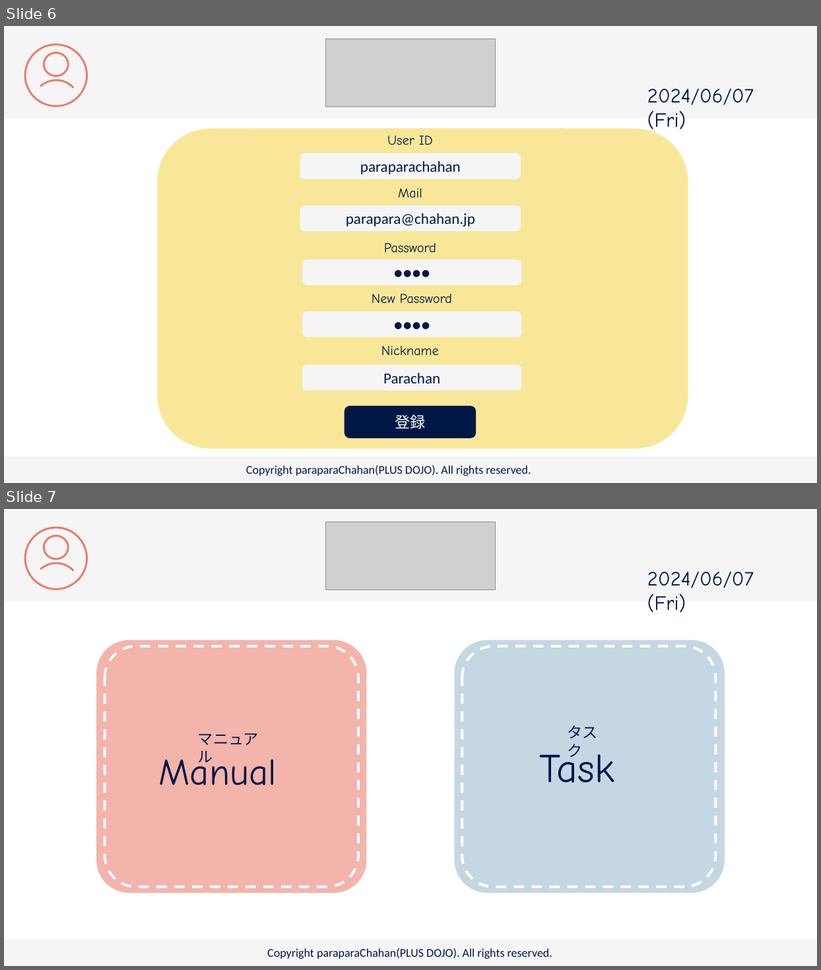
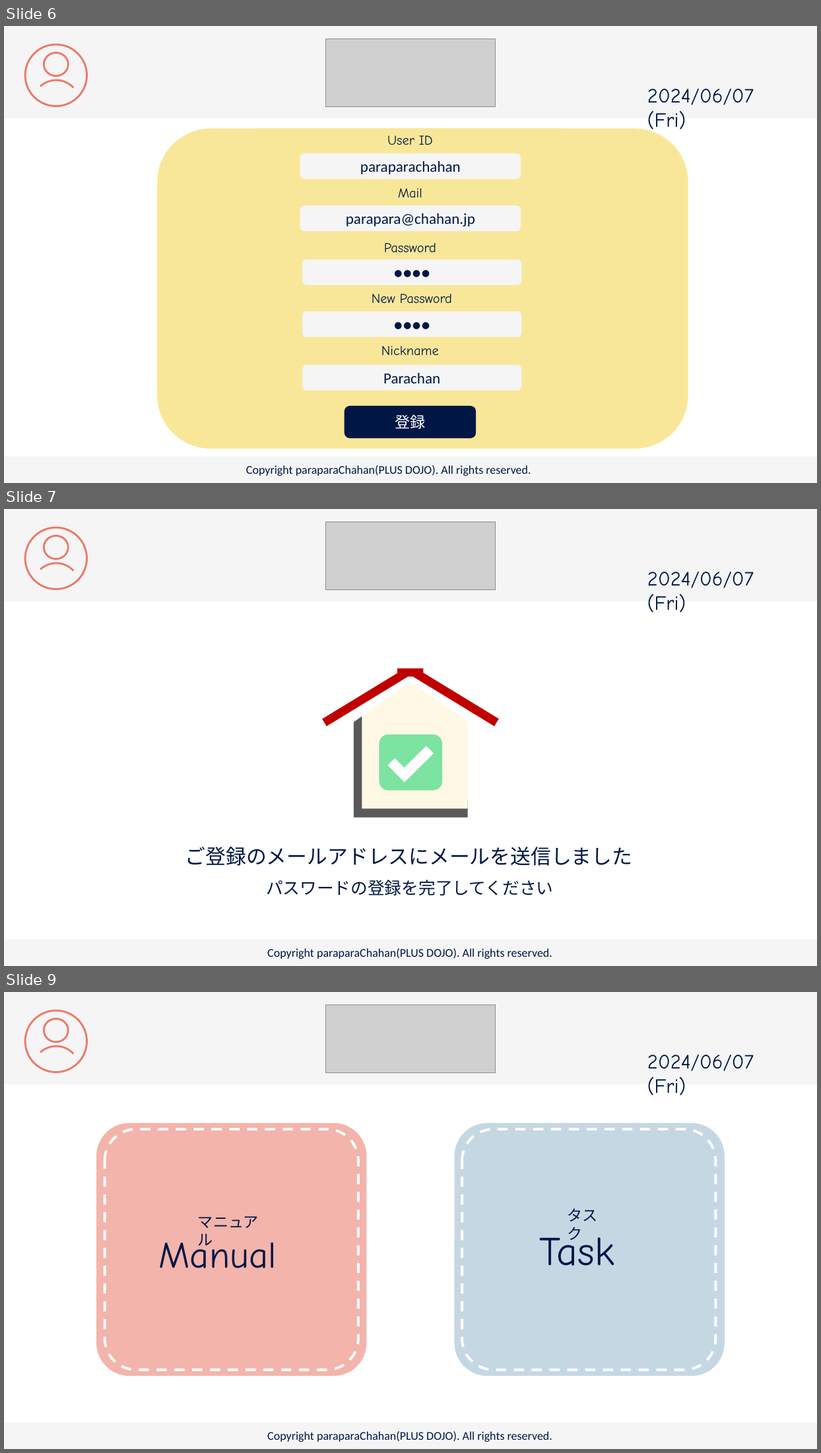
Before and after one commit to plusdojo2024/C2, a slide deck: doc/13_外部設計/famiLink 画面デザイン.pptx. Shown one above the other, each under a label of ours: slides 6 and 7 before the commit, slides 6, 7 and 9 after it; the slides between them are not shown. The pictures are 821x970 and 821x1453 pixels, drawn with LibreOffice and Linux fonts; fonts in the diff are those of the drawing; grey boxes stand for pictures. Boxes give left, top, right and bottom in pixels: in the first picture for what was removed or moved away, otherwise in the second. Text is boxed around its words. In the diff, an @@ line names an element or a change of style, - is before the commit and + after.

```diff
--- a/doc/13_外部設計/famiLink 画面デザイン.pptx
+++ b/doc/13_外部設計/famiLink 画面デザイン.pptx
@@ slide 7 added at [4,509,817,966], background #FFFFFF @@
@@ rectangle added at [4,509,817,601], fill #F5F5F5 @@
@@ ellipse added at [25,527,87,589], outline #EA7B6B 2.25 pt @@
@@ picture added at [326,522,496,590] @@
@@ ellipse added at [44,536,68,559], outline #EA7B6B 2.25 pt @@
@@ arc (boxed as its full ellipse) added at [23,553,89,619], outline #EA7B6B 2.25 pt @@
@@ text added at [648,572,754,613], 24 pt, text #001746 @@
+2024/06/07 (Fri)
@@ group added at [322,667,499,818]: 6 triangles, 4 rectangles, 2 corners, 1 rounded rectangle @@
@@ text added at [186,847,633,866], 24 pt, text #001746 @@
+ご登録のメールアドレスにメールを送信しました
@@ text added at [266,880,554,896], 20 pt, text #001746 @@
+パスワードの登録を完了してください
@@ rectangle added at [4,940,817,966], fill #F5F5F5 @@
@@ text added at [267,949,552,959], 14 pt, text #001746 @@
+Copyright paraparaChahan(PLUS DOJO). All rights reserved.
@@ what was slide 7 is now slide 9 @@
```
Also in this commit, not shown: 1 other slide added.
